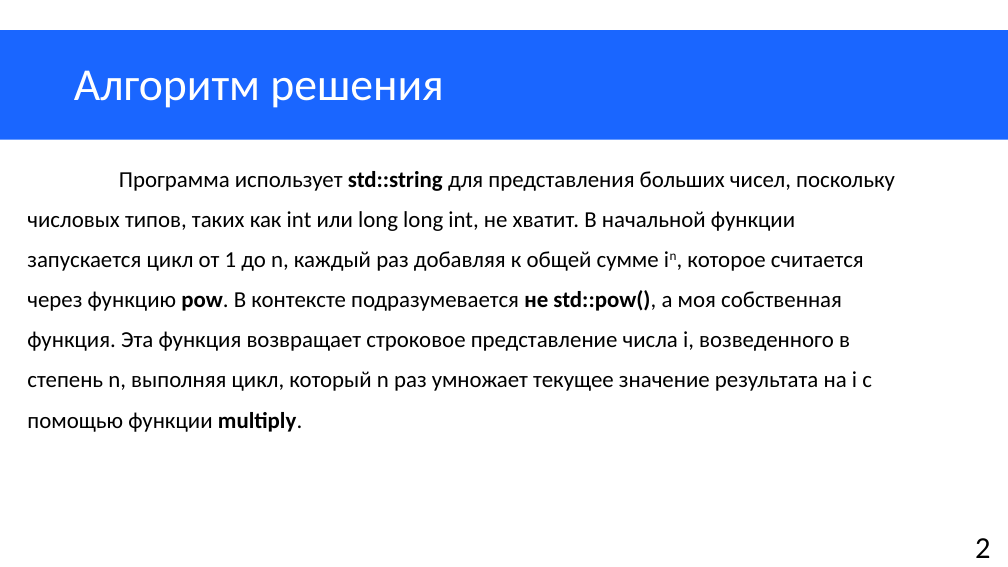
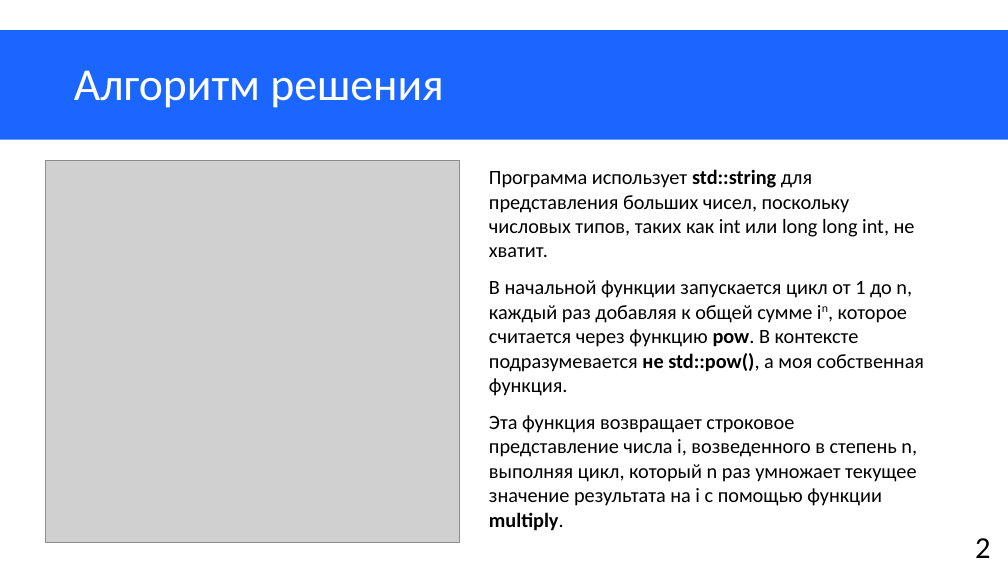
Before and after one commit to GoldSDK/CPP-IKM, a slide deck: slide 3 of IKM.pptx. Drawn at 1008x567 pixels with LibreOffice and Linux fonts; fonts in the diff are those of the drawing; grey boxes stand for pictures. Boxes give left, top, right and bottom in pixels: in the first picture for what was removed or moved away, otherwise in the second. Text is boxed around its words. In the diff, an @@ line names an element or a change of style, - is before the commit and + after.

```diff
--- a/IKM.pptx
+++ b/IKM.pptx
@@ picture added at [46,160,459,542] @@
@@ text at [489,169,924,531]: text changed; size 18 to 16 pt @@
-Программа использует std::string для представления больших чисел, поскольку
-числовых типов, таких как int или long long int, не хватит. В начальной функции
-запускается цикл от 1 до n, каждый раз добавляя к общей сумме in, которое считается
-через функцию pow. В контексте подразумевается не std::pow(), а моя собственная
-функция. Эта функция возвращает строковое представление числа i, возведенного в
-степень n, выполняя цикл, который n раз умножает текущее значение результата на i с
-помощью функции multiply.
+Программа использует std::string для представления больших чисел, поскольку числовых типов, таких как int или long long int, не хватит.
+В начальной функции запускается цикл от 1 до n, каждый раз добавляя к общей сумме in, которое считается через функцию pow. В контексте подразумевается не std::pow(), а моя собственная функция.
+Эта функция возвращает строковое представление числа i, возведенного в степень n, выполняя цикл, который n раз умножает текущее значение результата на i с помощью функции multiply.
```
Also in this commit, not shown: 6 other slides changed, 3 slides added.
